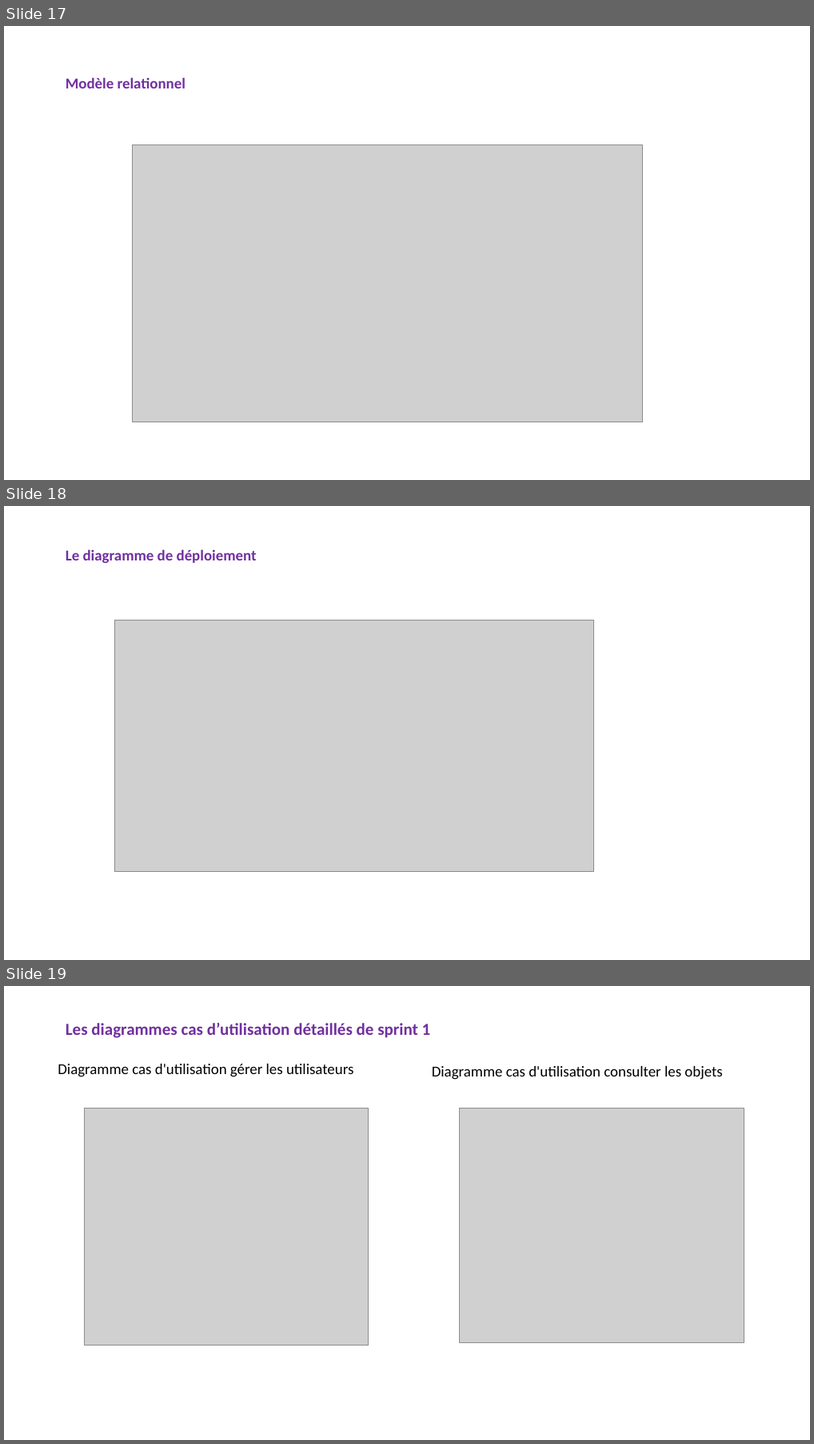
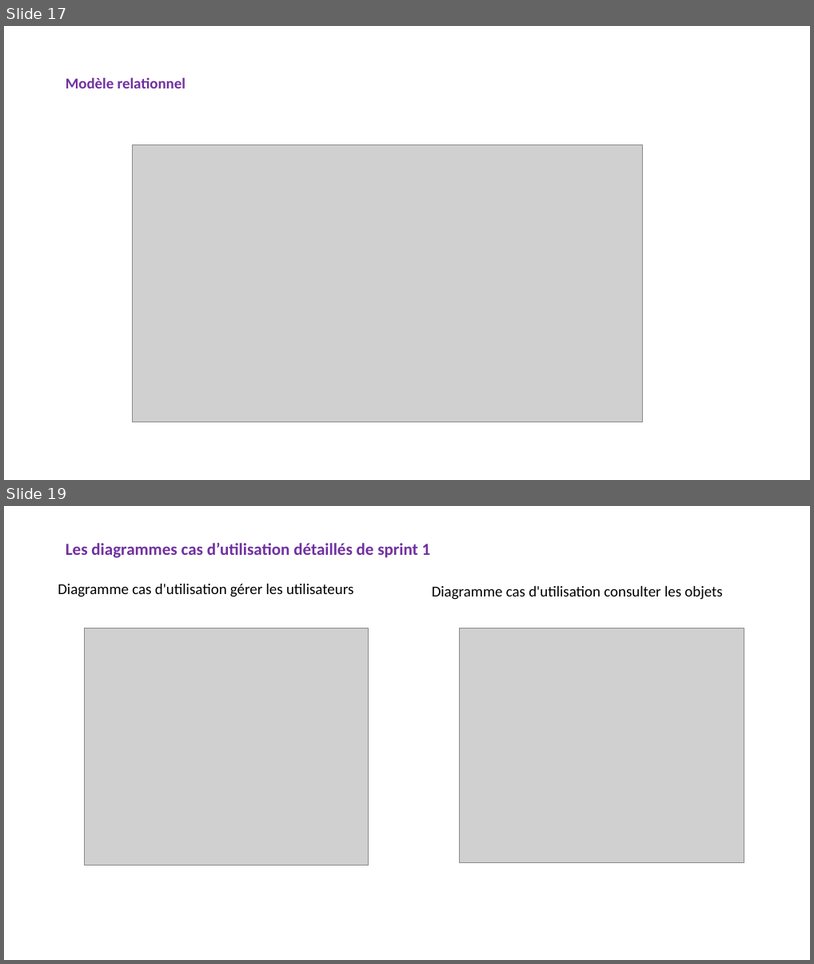
Before and after one commit to HabibAroua/Conception-la-mise-en-place-et-test-d-une-application-d-Internet-of-Mobile-Things, a slide deck: ppe-presentation.pptx. Shown one above the other, each under a label of ours: slides 17, 18 and 19 before the commit, slides 17 and 19 after it; the slides between them are not shown. The pictures are 814x1444 and 814x964 pixels, drawn with LibreOffice and Linux fonts; fonts in the diff are those of the drawing; grey boxes stand for pictures. Boxes give left, top, right and bottom in pixels: in the first picture for what was removed or moved away, otherwise in the second. Text is boxed around its words. In the diff, an @@ line names an element or a change of style, - is before the commit and + after.

```diff
--- a/ppe-presentation.pptx
+++ b/ppe-presentation.pptx
@@ slide 18 removed at <box>4,506,810,960</box>, background #FFFFFF @@
@@ title removed at <box>66,549,257,563</box> @@
-Le diagramme de déploiement
@@ picture removed at <box>114,620,594,871</box> @@
```
Also in this commit, not shown: 4 slides changed, 2 slides added, 3 other slides removed.
